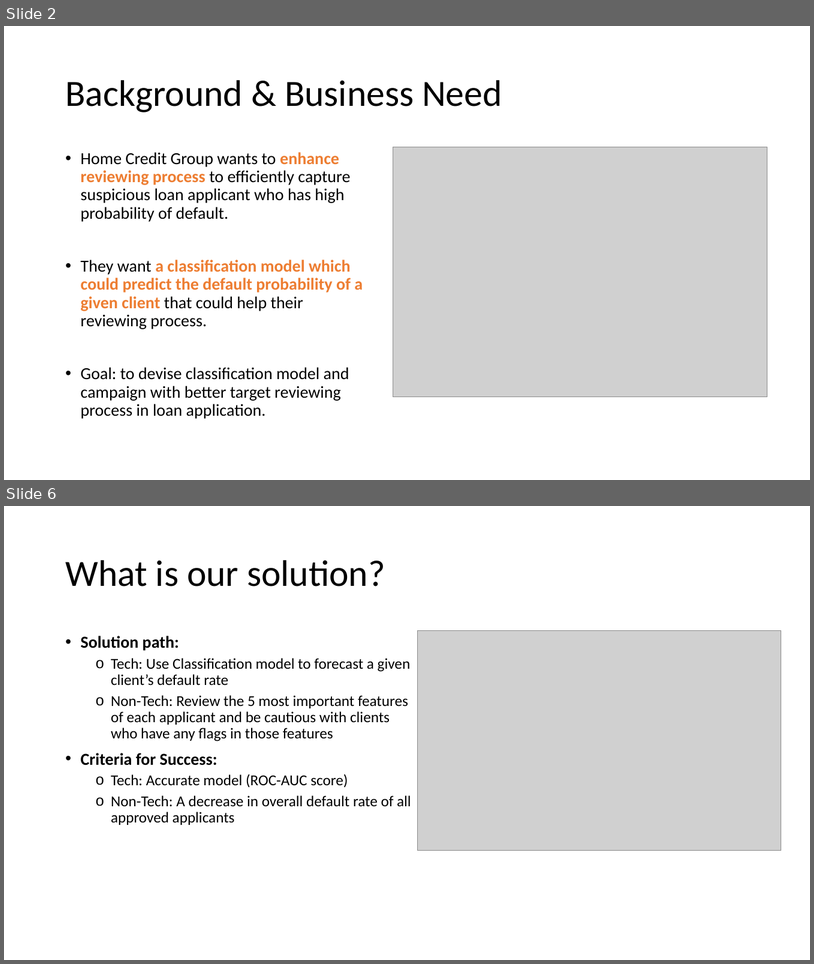
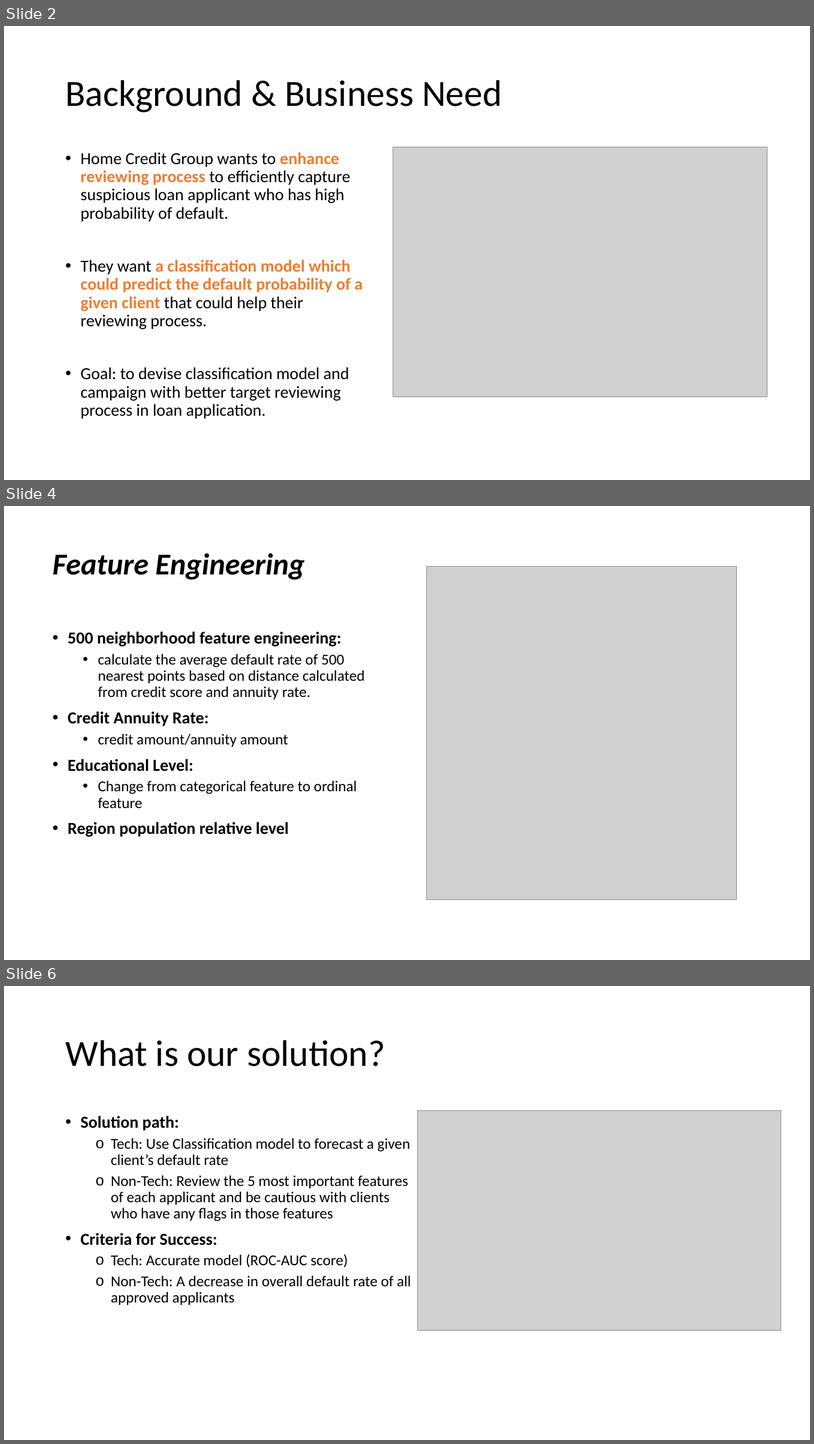
Before and after one commit to JasZeng/Home-Credit-Loan-Default-Rate-Prediction, a slide deck: Home Credit Loan Default rate.pptx. Shown one above the other, each under a label of ours: slides 2 and 6 before the commit, slides 2, 4 and 6 after it; the slides between them are not shown. The pictures are 814x964 and 814x1444 pixels, drawn with LibreOffice and Linux fonts; fonts in the diff are those of the drawing; grey boxes stand for pictures. Boxes give left, top, right and bottom in pixels: in the first picture for what was removed or moved away, otherwise in the second. Text is boxed around its words. In the diff, an @@ line names an element or a change of style, - is before the commit and + after.

```diff
--- a/Home Credit Loan Default rate.pptx
+++ b/Home Credit Loan Default rate.pptx
@@ slide 4 added at (x1=4, y1=506, x2=810, y2=960), background #FFFFFF @@
@@ text added at (x1=53, y1=553, x2=305, y2=580), 36 pt, text #000000, bold, italic @@
+Feature Engineering
@@ picture added at (x1=427, y1=567, x2=737, y2=899) @@
@@ text added at (x1=68, y1=631, x2=365, y2=837), 18 pt, text #000000 @@
+• 500 neighborhood feature engineering:
+  • calculate the average default rate of 500 nearest points based on distance calculated from credit score and annuity rate.
+• Credit Annuity Rate:
+  • credit amount/annuity amount
+• Educational Level:
+  • Change from categorical feature to ordinal feature
+• Region population relative level
```
Also in this commit, not shown: 2 slides changed, 1 slide removed.
